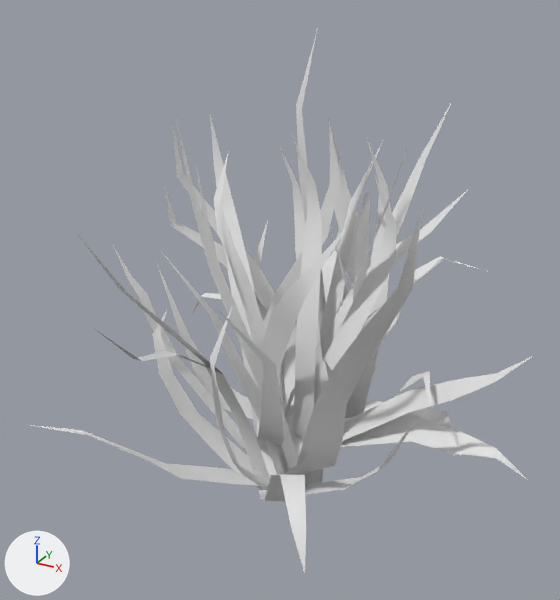
An edit to the OBJ model src/assets/models/bush/grassB.obj, drawn before and after from the same camera.
Before and after are seen from a camera (50 mm lens) standing at (1.53, -2.95, 2.16) and looking at (-0.05, -0.07, 0.71). Arrows for +X, +Y and +Z are at lower left; the lights stay in place. Where no turn or scale is listed for an object, it has been applied to the vertices.

The scene before the commit, as lines of its bpy script (objects in view):
```python
mat_material_003 = principled_material('Material.003')
mat_material_003.base_color = (0.8, 0.8, 0.8)  # white #e7e7e7
mat_material_003.roughness = 1.0
me_grass1_001 = bpy.data.meshes.new('grass1.001')
me_grass1_001.from_pydata(...)  # 584 vertices, 508 faces; spans x -1.09..1.16, y -1.14..1.28, z -0.1..1.88
me_grass1_001.materials.append(mat_material_003)  # white #e7e7e7
ob_grass1_001 = bpy.data.objects.new('grass1.001', me_grass1_001)
ob_grass1_001.location = (0.0, 0.0, 0.0)
```
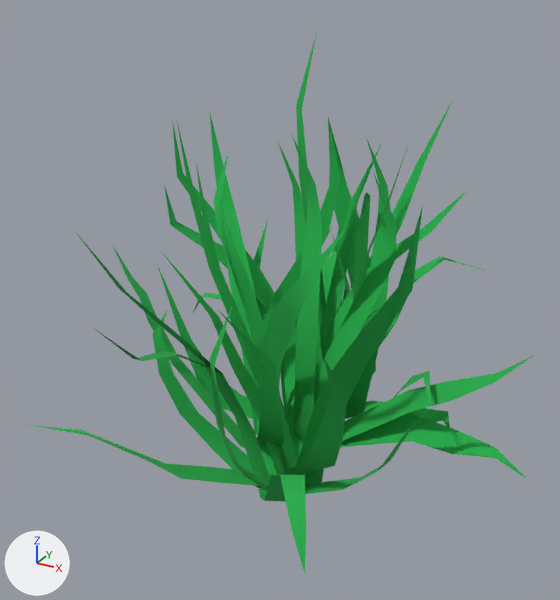
The edits, one by one:
Picture 'grassB_albedo.png' (img_grassb_albedo_png) is new.
In material 'Material.003' (mat_material_003), base_color is no longer (0.8, 0.8, 0.8), white #e7e7e7.
In material 'Material.003' (mat_material_003), texture is now set to img_grassb_albedo_png.

Changed parts and their boxes (x1, y1, x2, y2) in the pictures (560 x 600 px):
'grass1.001', surface changed (grey to green): (30, 28, 533, 573) in both
